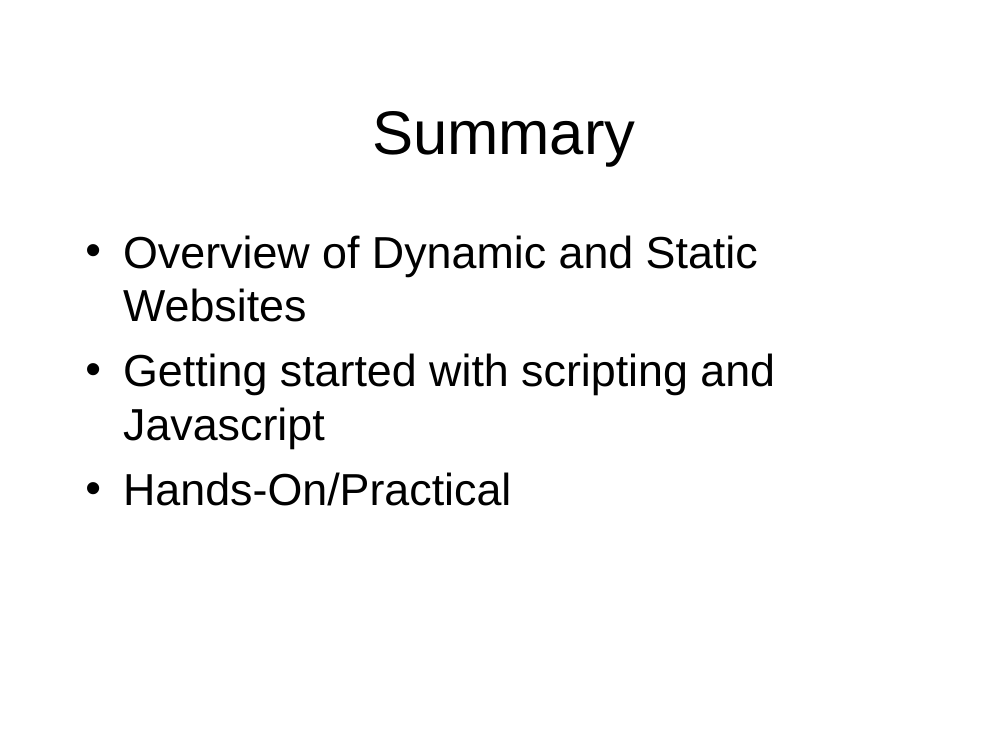
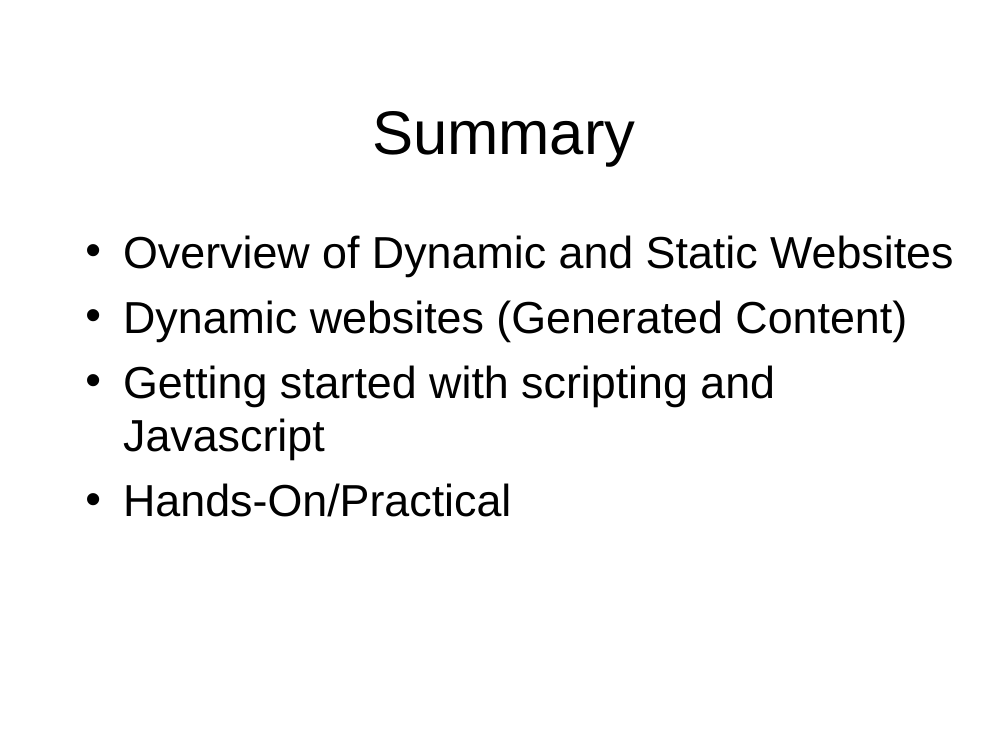
Before and after one commit to octaviordz/zjnu2017.github.io, a slide deck: slide 19 of WAD/lectures/080--Dynamic.vs.Static.Websites.pptx. Drawn at 1008x756 pixels with LibreOffice and Linux fonts; fonts in the diff are those of the drawing. Boxes give left, top, right and bottom in pixels: in the first picture for what was removed or moved away, otherwise in the second. Text is boxed around its words. In the diff, an @@ line names an element or a change of style, - is before the commit and + after.

```diff
--- a/WAD/lectures/080--Dynamic.vs.Static.Websites.pptx
+++ b/WAD/lectures/080--Dynamic.vs.Static.Websites.pptx
@@ text at box(123, 300, 907, 342): paragraph added @@
+• Dynamic websites (Generated Content)
```
Also in this commit, not shown: 1 other slide changed, 6 other files.
